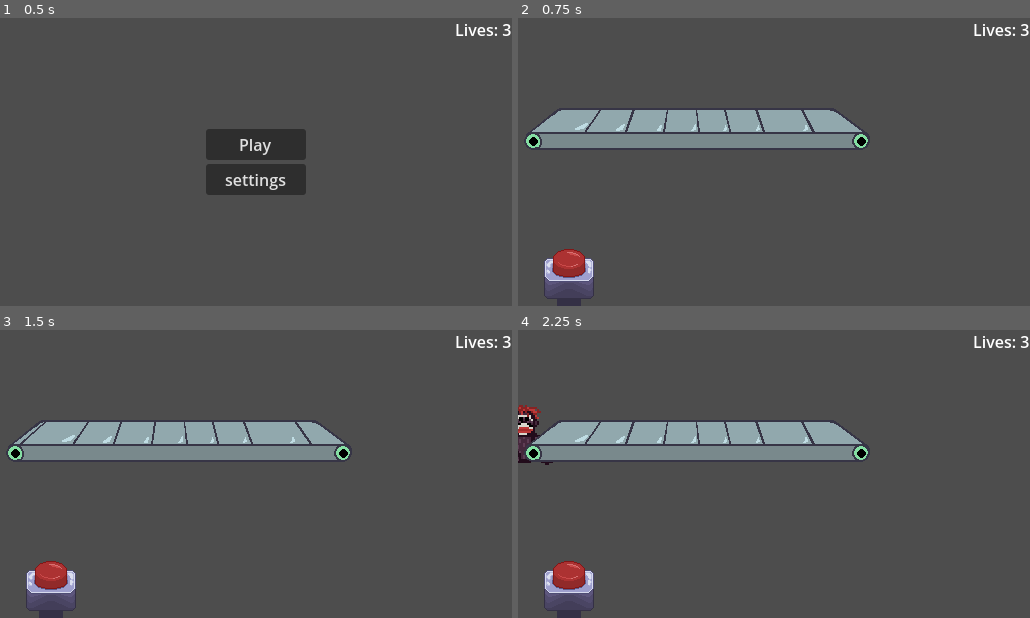
Above: before the commit, frames 1-4 (two rows, left to right).
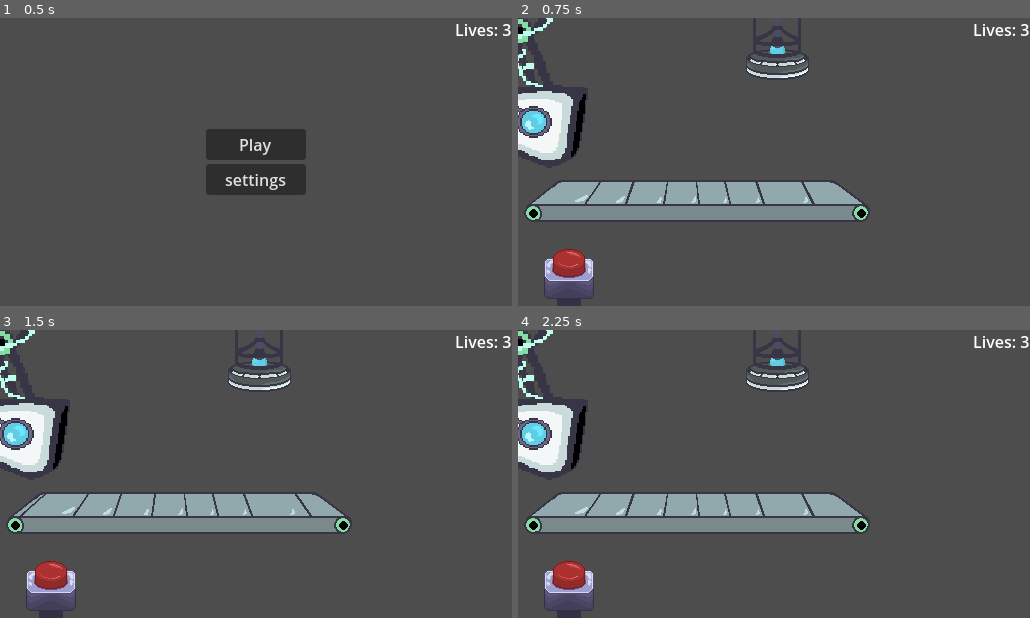
Above: after the commit, the same moments.

Repository: vincentcmartinez/holdit
Game: Godot game, scene res://src/game container/game_container.tscn
Same seed, same stepped clock (60 frames per second), same inputs: the game is played once before the commit and once after it. The engine's default icon, where the game draws it, is replaced by a stand-in: a white triangle on a blue panel in a dark square.
Inputs (mouse positions are in pixels of both pictures, inside the frame that each line leads up to):
- Up to frame 1 (0.5 s): no input
- Up to frame 2 (0.75 s): click "Play" at 0.5 s
- Up to frame 3 (1.5 s): move the mouse to (368, 459) at 1.27 s; press the mouse at (368, 459) at 1.28 s
- Up to frame 4 (2.25 s): move the mouse to (671, 488) at 2.02 s; release the mouse at (671, 488) at 2.03 s; tap Space (space) at 2.1 s

Frame 1 is identical in both runs. In frame 2, 17% of the frame differs, in the area x 0-69%, y 0-71%; in frame 3, 17%; in frame 4, 17%.

Commit message:
added press spritres/scn, updated computer sprite, conveyer ordering

Diff:
--- a/hold-it!/src/conveyor/conveyor_belt.tscn
+++ b/hold-it!/src/conveyor/conveyor_belt.tscn
@@ -52,18 +52,20 @@
 script = ExtResource("1_cv484")
 
 [node name="Sprite2D" type="Sprite2D" parent="."]
-z_index = 5
+z_index = -1
 texture_filter = 1
+position = Vector2(0, 72)
 texture = ExtResource("1_8lmab")
 hframes = 3
 region_enabled = true
 region_rect = Rect2(0, 156.338, 1536, 131.662)
 
 [node name="CollisionShape2D" type="CollisionShape2D" parent="."]
-position = Vector2(-78, 67.5)
+position = Vector2(-80, 51.5)
 shape = SubResource("RectangleShape2D_psv0d")
 
 [node name="ConveyorDetector" type="Area2D" parent="."]
+position = Vector2(-2, -16)
 collision_mask = 2
 input_pickable = false
 
--- /dev/null
+++ b/hold-it!/src/game container/trash_press.tscn
@@ -0,0 +1,73 @@
+[gd_scene load_steps=11 format=3 uid="uid://dij0jdybkv3i"]
+
+[ext_resource type="Texture2D" uid="uid://ny3qevctv7o0" path="res://src/assets/HydraullicPressAnimation.png" id="1_kkay2"]
+
+[sub_resource type="AtlasTexture" id="AtlasTexture_6s8bq"]
+atlas = ExtResource("1_kkay2")
+region = Rect2(0, 0, 78, 182)
+
+[sub_resource type="AtlasTexture" id="AtlasTexture_jg58o"]
+atlas = ExtResource("1_kkay2")
+region = Rect2(78, 0, 78, 182)
+
+[sub_resource type="AtlasTexture" id="AtlasTexture_kiarj"]
+atlas = ExtResource("1_kkay2")
+region = Rect2(156, 0, 78, 182)
+
+[sub_resource type="AtlasTexture" id="AtlasTexture_p64vq"]
+atlas = ExtResource("1_kkay2")
+region = Rect2(234, 0, 78, 182)
+
+[sub_resource type="AtlasTexture" id="AtlasTexture_kaouv"]
+atlas = ExtResource("1_kkay2")
+region = Rect2(312, 0, 78, 182)
+
+[sub_resource type="AtlasTexture" id="AtlasTexture_0edlv"]
+atlas = ExtResource("1_kkay2")
+region = Rect2(390, 0, 78, 182)
+
+[sub_resource type="AtlasTexture" id="AtlasTexture_imkqi"]
+atlas = ExtResource("1_kkay2")
+region = Rect2(468, 0, 78, 182)
+
+[sub_resource type="AtlasTexture" id="AtlasTexture_0ar4p"]
+atlas = ExtResource("1_kkay2")
+region = Rect2(546, 0, 78, 182)
+
+[sub_resource type="SpriteFrames" id="SpriteFrames_iw8xj"]
+animations = [{
+"frames": [{
+"duration": 1.0,
+"texture": SubResource("AtlasTexture_6s8bq")
+}, {
+"duration": 1.0,
+"texture": SubResource("AtlasTexture_jg58o")
+}, {
+"duration": 1.0,
+"texture": SubResource("AtlasTexture_kiarj")
+}, {
+"duration": 1.0,
+"texture": SubResource("AtlasTexture_p64vq")
+}, {
+"duration": 1.0,
+"texture": SubResource("AtlasTexture_kaouv")
+}, {
+"duration": 1.0,
+"texture": SubResource("AtlasTexture_0edlv")
+}, {
+"duration": 1.0,
+"texture": SubResource("AtlasTexture_imkqi")
+}, {
+"duration": 1.0,
+"texture": SubResource("AtlasTexture_0ar4p")
+}],
+"loop": true,
+"name": &"default",
+"speed": 12.0
+}]
+
+[node name="trash_press" type="Node2D"]
+
+[node name="AnimatedSprite2D" type="AnimatedSprite2D" parent="."]
+sprite_frames = SubResource("SpriteFrames_iw8xj")
+frame_progress = 0.92435
--- a/hold-it!/src/game container/world.tscn
+++ b/hold-it!/src/game container/world.tscn
@@ -6,6 +6,8 @@
 [ext_resource type="Script" path="res://src/game container/toy_box.gd" id="3_akmhw"]
 [ext_resource type="PackedScene" uid="uid://dsqtsxji7wv37" path="res://src/game container/button.tscn" id="5_uiow5"]
 [ext_resource type="Script" path="res://src/game container/finishline.gd" id="6_iv6sq"]
+[ext_resource type="Texture2D" uid="uid://cwcdg2vknfne4" path="res://src/conveyor/Computer.png" id="7_rarj2"]
+[ext_resource type="PackedScene" uid="uid://dij0jdybkv3i" path="res://src/game container/trash_press.tscn" id="8_64byy"]
 
 [sub_resource type="RectangleShape2D" id="RectangleShape2D_lyqfa"]
 size = Vector2(122, 89)
@@ -20,7 +22,7 @@
 position = Vector2(256, 144)
 
 [node name="ToySpawner" parent="." instance=ExtResource("2_m53fk")]
-position = Vector2(2.38419e-07, 110)
+position = Vector2(20, 104)
 scale = Vector2(0.4, 0.4)
 
 [node name="ToyBox" type="Area2D" parent="."]
@@ -42,4 +44,13 @@
 position = Vector2(359, 127)
 shape = SubResource("RectangleShape2D_qajwm")
 
+[node name="ComputerSprite" type="Sprite2D" parent="."]
+z_index = 1
+position = Vector2(28, 60)
+scale = Vector2(1.5, 1.5)
+texture = ExtResource("7_rarj2")
+
+[node name="trash_press" parent="." instance=ExtResource("8_64byy")]
+position = Vector2(259, 91)
+
 [connection signal="body_entered" from="ToyBox" to="ToyBox" method="_on_body_entered"]
Binary file added: hold-it!/src/assets/HydraullicPressAnimation.png
Not shown, added: hold-it!/src/assets/HydraullicPressAnimation.png.import
Binary file added: hold-it!/src/conveyor/Computer.png
Not shown, added: hold-it!/src/conveyor/Computer.png.import
Not shown: 1 places in hold-it!/src/game container/world.tscn that only renumber resources
